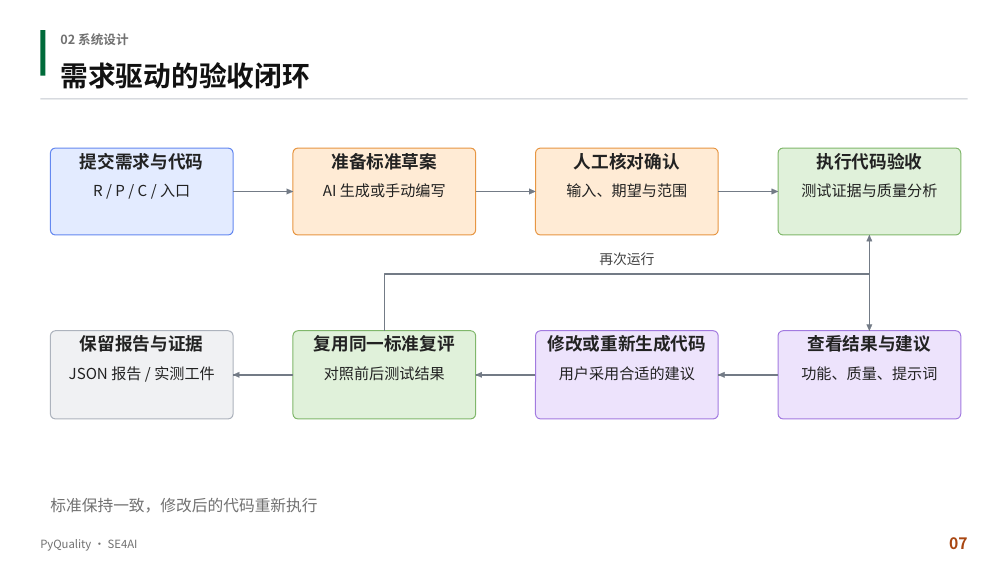
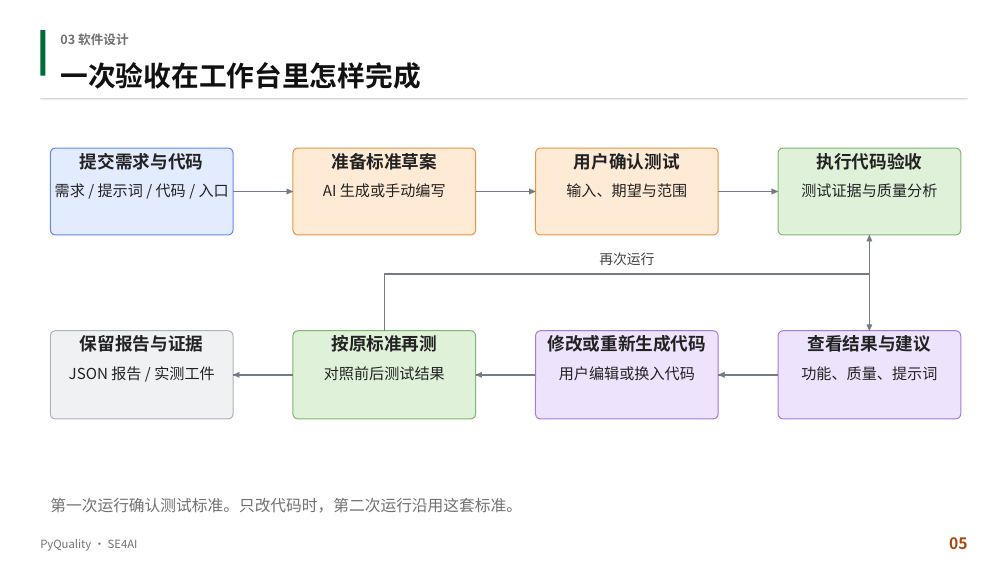
Before and after one commit to aCuttlefish/PyQuality, a slide deck: slide 5 of course-delivery/docs/汇报与实机演示/PyQuality_终期汇报.pptx (slide 7 before the commit). Drawn at 1008x567 pixels with LibreOffice and Linux fonts; fonts in the diff are those of the drawing. Boxes give left, top, right and bottom in pixels: in the first picture for what was removed or moved away, otherwise in the second. Text is boxed around its words. In the diff, an @@ line names an element or a change of style, - is before the commit and + after.

```diff
--- a/course-delivery/docs/汇报与实机演示/PyQuality_终期汇报.pptx
+++ b/course-delivery/docs/汇报与实机演示/PyQuality_终期汇报.pptx
@@ text at (60,33,128,45): text changed @@
-02 系统设计
+03 软件设计
@@ text at (60,62,420,89): text changed @@
-需求驱动的验收闭环
+一次验收在工作台里怎样完成
@@ text at (574,153,680,170): text changed @@
-人工核对确认
+用户确认测试
@@ text at (55,183,229,198): text changed @@
-R / P / C / 入口
+需求 / 提示词 / 代码 / 入口
@@ text at (331,335,437,352): text changed @@
-复用同一标准复评
+按原标准再测
@@ text at (559,366,695,380): text changed @@
-用户采用合适的建议
+用户编辑或换入代码
@@ text at (50,498,522,513): text changed @@
-标准保持一致，修改后的代码重新执行
+第一次运行确认测试标准。只改代码时，第二次运行沿用这套标准。
@@ text at (949,537,968,549): text changed @@
-07
+05
```
Also in this commit, not shown: 9 other slides changed, 6 slides added, 28 slides removed, 4 other files.
